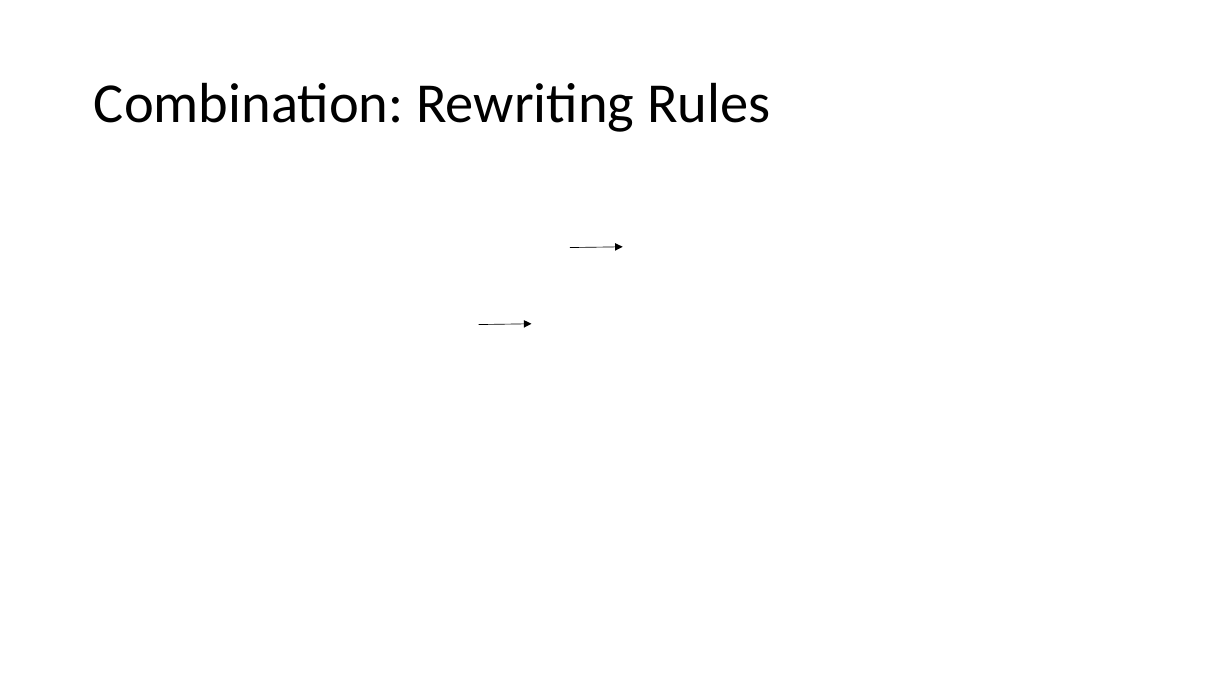
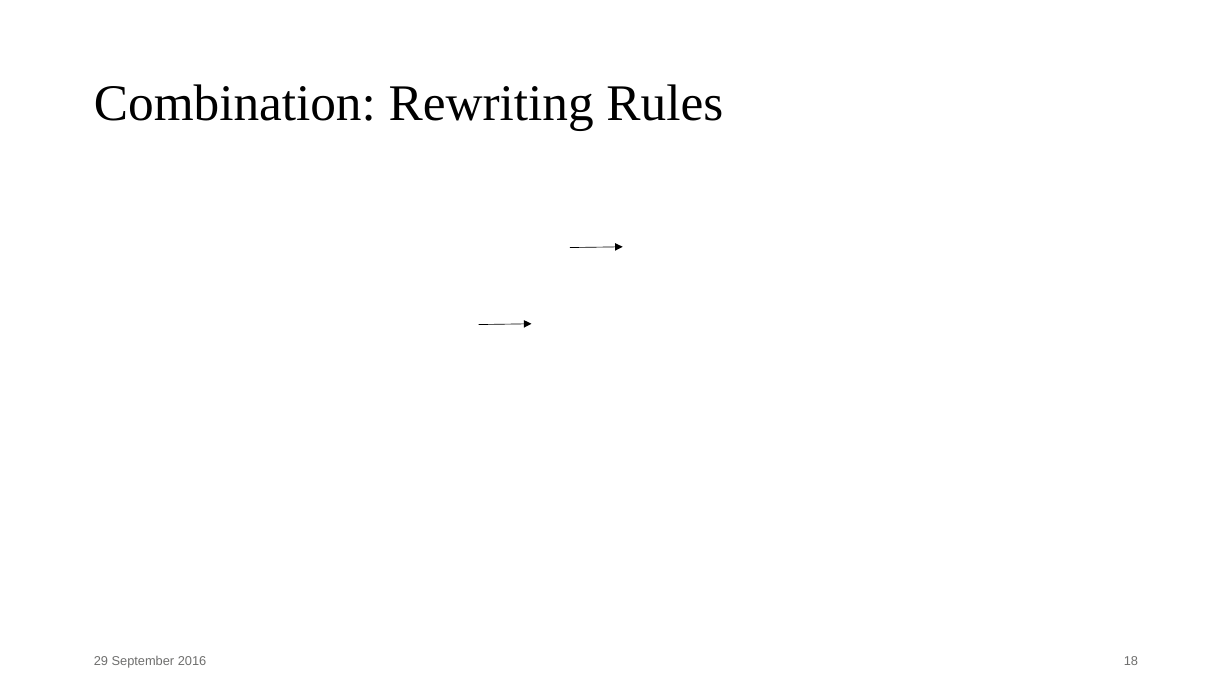
Before and after one commit to Aimenel/MT, a slide deck: slide 18 of presentations/Final Presentation/Final.pptx. Drawn at 1232x693 pixels with LibreOffice and Linux fonts; fonts in the diff are those of the drawing; grey boxes stand for pictures. Boxes give left, top, right and bottom in pixels: in the first picture for what was removed or moved away, otherwise in the second. Text is boxed around its words. In the diff, an @@ line names an element or a change of style, - is before the commit and + after.

```diff
--- a/presentations/Final Presentation/Final.pptx
+++ b/presentations/Final Presentation/Final.pptx
@@ title "Combination: Rewriting Rules" at [94,84,723,131]: size 44 to 40 pt, font Calibri to Times New Roman @@
@@ text added at [94,656,207,668], 10 pt, text #6F6F6E @@
+29 September 2016
@@ page number added at [1124,656,1138,665], 10 pt, text #6F6F6E @@
+18
```
Also in this commit, not shown: 21 other slides changed, 1 other file.
